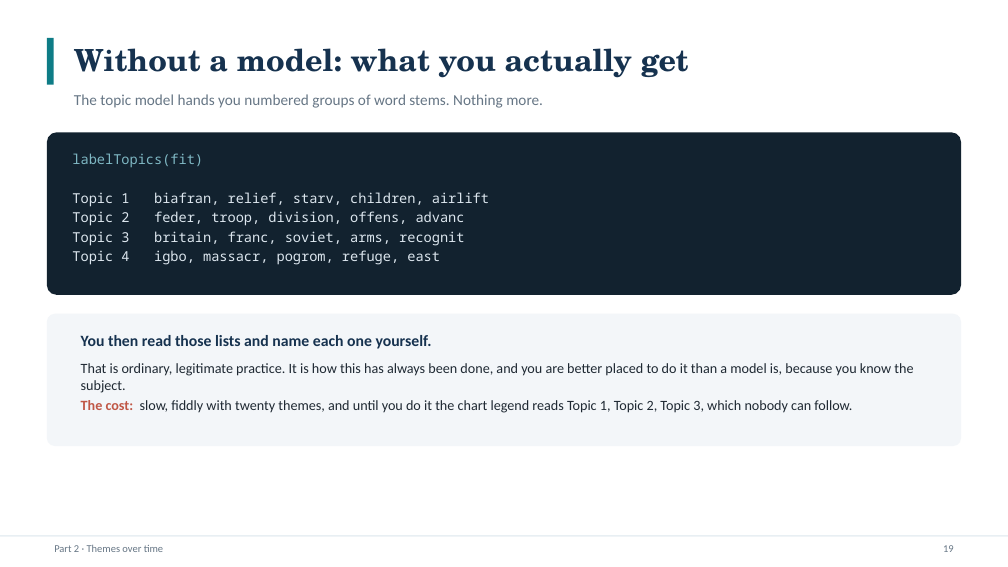
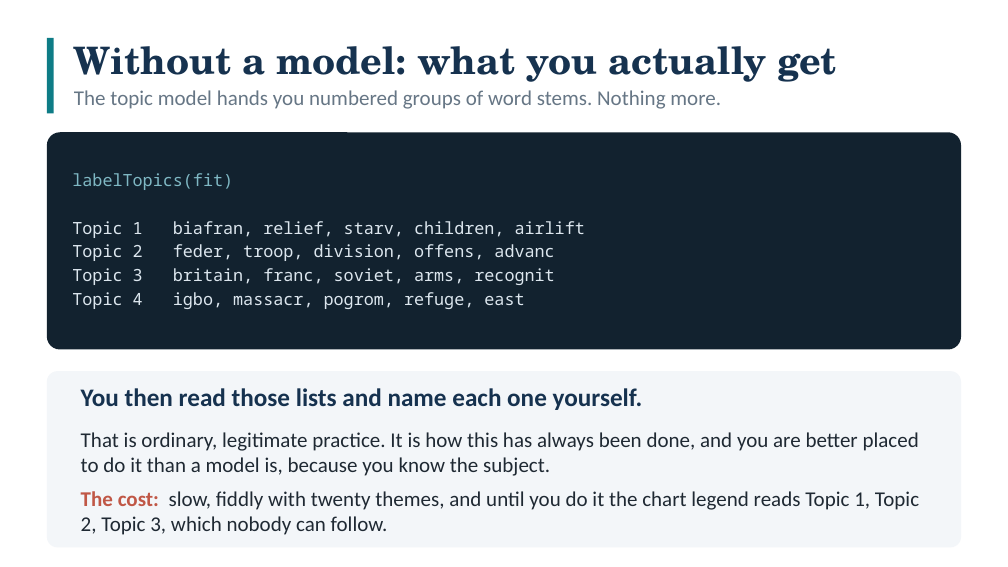
Before and after one commit to smalljosephd/SICSS-Nigeria-2026_LLM_Viz_R, a slide deck: slide 19 of slides/SICSS_LLM_Visualization_Session.pptx. Drawn at 1008x567 pixels with LibreOffice and Linux fonts; fonts in the diff are those of the drawing. Boxes give left, top, right and bottom in pixels: in the first picture for what was removed or moved away, otherwise in the second. Text is boxed around its words. In the diff, an @@ line names an element or a change of style, - is before the commit and + after.

```diff
--- a/slides/SICSS_LLM_Visualization_Session.pptx
+++ b/slides/SICSS_LLM_Visualization_Session.pptx
@@ rectangle resized from (x1=47, y1=38, x2=54, y2=85) to (x1=47, y1=38, x2=54, y2=113) @@
@@ text "Without a model: what you ..." at (x1=74, y1=46, x2=837, y2=82): size 29 to 36 pt @@
@@ text "The topic model hands you ..." at (x1=74, y1=90, x2=721, y2=109): size 14.5 to 20 pt @@
@@ rounded rectangle resized from (x1=47, y1=132, x2=961, y2=295) to (x1=47, y1=132, x2=961, y2=349) @@
@@ text "labelTopics(fit)" moved from (x1=72, y1=153, x2=489, y2=265) to (x1=72, y1=173, x2=585, y2=309) @@
@@ text "labelTopics(fit)" at (x1=72, y1=173, x2=585, y2=309): size 13 to 16 pt @@
@@ rounded rectangle resized from (x1=47, y1=314, x2=961, y2=446) to (x1=47, y1=371, x2=961, y2=547) @@
@@ text "You then read those lists ..." moved from (x1=81, y1=335, x2=432, y2=349) to (x1=81, y1=388, x2=643, y2=410) @@
@@ text "You then read those lists ..." at (x1=81, y1=388, x2=643, y2=410): size 15 to 24 pt @@
@@ text "That is ordinary, legitimate practice. ..." moved from (x1=81, y1=363, x2=913, y2=393) to (x1=81, y1=432, x2=919, y2=476) @@
@@ text "That is ordinary, legitimate practice. ..." at (x1=81, y1=432, x2=919, y2=476): size 13.5 to 20 pt @@
@@ text "The cost: slow, fiddly with ..." at (x1=81, y1=491, x2=919, y2=535): size 13.5 to 20 pt @@
@@ text "The cost: slow, fiddly with ..." moved from (x1=81, y1=400, x2=852, y2=413) to (x1=81, y1=491, x2=919, y2=535) @@
@@ rectangle removed at (x1=0, y1=535, x2=1008, y2=537) @@
@@ text removed at (x1=54, y1=545, x2=163, y2=552) @@
-Part 2 · Themes over time
@@ text removed at (x1=943, y1=545, x2=954, y2=552) @@
-19
```
Also in this commit, not shown: 23 other slides changed, 3 other files.
